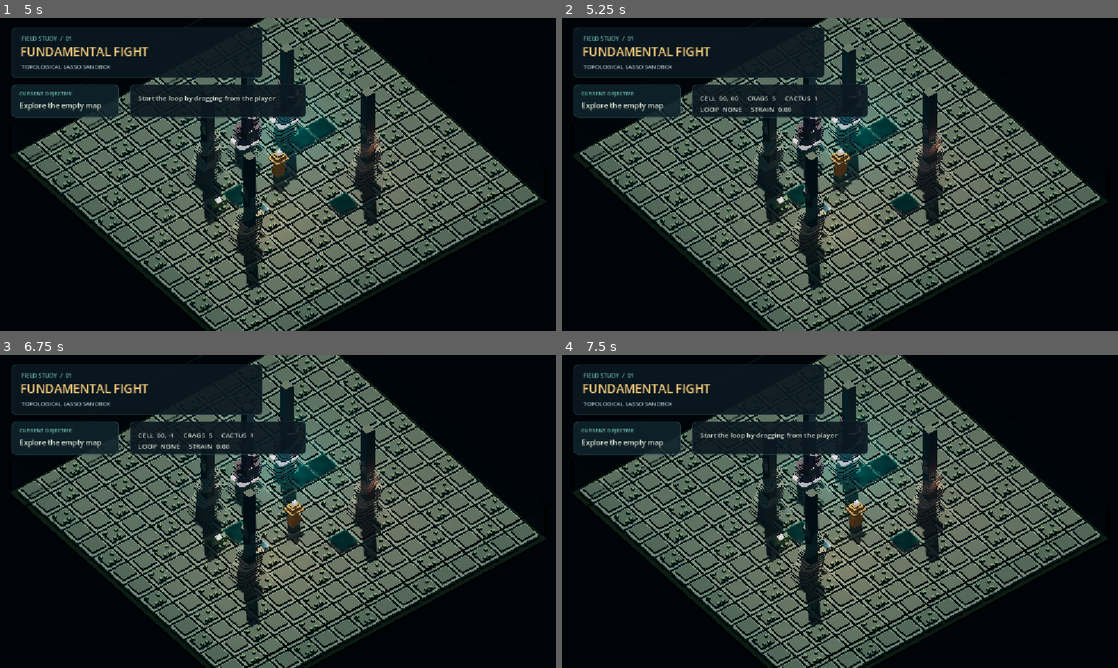
Above: before the commit, frames 1-4 (two rows, left to right).
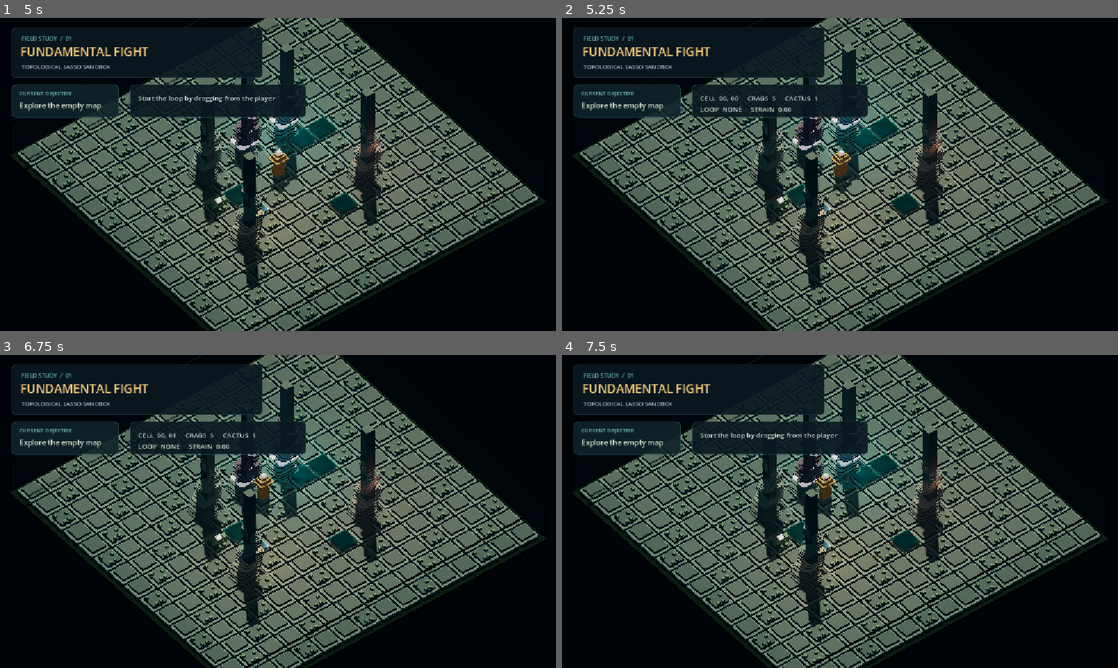
Above: after the commit, the same moments.

Repository: egorys2000/FundamentalFight
Game: Godot game, scene res://scenes/main.tscn
Same seed, same stepped clock (60 frames per second), same inputs: the game is played once before the commit and once after it.
Inputs (mouse positions are in pixels of both pictures, inside the frame that each line leads up to):
- Up to frame 1 (5 s): tap Enter at 0.5, 2, 3.5 s; move the mouse to (400, 158) at 0.52 s; hold Right (ui_right) 0.53-1.25 s; tap R at 0.6 s; click (400, 158) at 0.67 s; tap Space at 1.25, 2.75, 4.25 s; drag from (166, 190) to (250, 237) at 1.27 s; move the mouse to (333, 105) at 2.02 s; hold Right (ui_right) 2.03-2.75 s; tap X at 2.1 s; drag from (250, 237) to (111, 127) at 2.77 s; move the mouse to (444, 221) at 3.52 s; hold Left (ui_left) 3.53-4.25 s; tap P at 3.6 s; drag from (111, 127) to (194, 96) at 4.27 s
- Up to frame 2 (5.25 s): move the mouse to (867, 174) at 5.02 s; hold Down (ui_down) from 5.03 s (still down); tap R at 5.1 s; click (867, 174) at 5.17 s
- Up to frame 3 (6.75 s): release Down (ui_down) at 5.75 s; drag from (194, 433) to (166, 527) at 5.77 s; move the mouse to (400, 495) at 6.52 s; hold Up (ui_up) from 6.53 s (still down); tap X at 6.6 s
- Up to frame 4 (7.5 s): release Up (ui_up) at 7.25 s; drag from (728, 527) to (812, 574) at 7.27 s

Frame 1 is identical in both runs. In frame 2, less than 0.1% of the frame differs, in the area x 48-53%, y 41-57%; in frame 3, 0.7%, in the area x 30-55%, y 24-61%; in frame 4, 0.6%.

Commit message:
Correct camera-relative movement controls
Co-authored-by: Copilot <223556219+Copilot@users.noreply.github.com>

Diff:
--- a/scripts/main.gd
+++ b/scripts/main.gd
@@ -355,9 +355,9 @@
 		return
 	var direction := Vector2i.ZERO
 	if event.is_action_pressed("ui_up") or (key_event != null and key_event.keycode == KEY_W):
+		direction = Vector2i(0, 1)
+	elif event.is_action_pressed("ui_down") or (key_event != null and key_event.keycode == KEY_S):
 		direction = Vector2i(0, -1)
-	elif event.is_action_pressed("ui_down") or (key_event != null and key_event.keycode == KEY_S):
-		direction = Vector2i(0, 1)
 	elif event.is_action_pressed("ui_left") or (key_event != null and key_event.keycode == KEY_A):
 		direction = Vector2i(1, 0)
 	elif event.is_action_pressed("ui_right") or (key_event != null and key_event.keycode == KEY_D):
